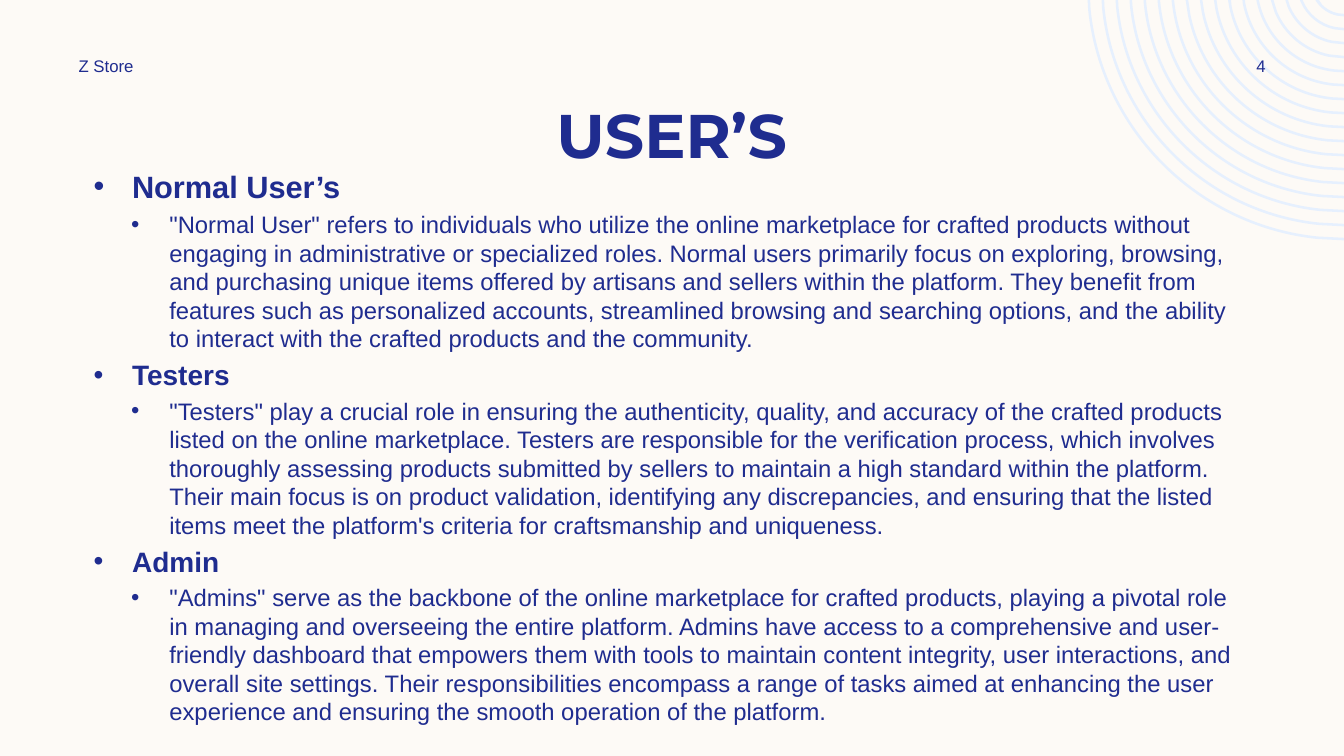
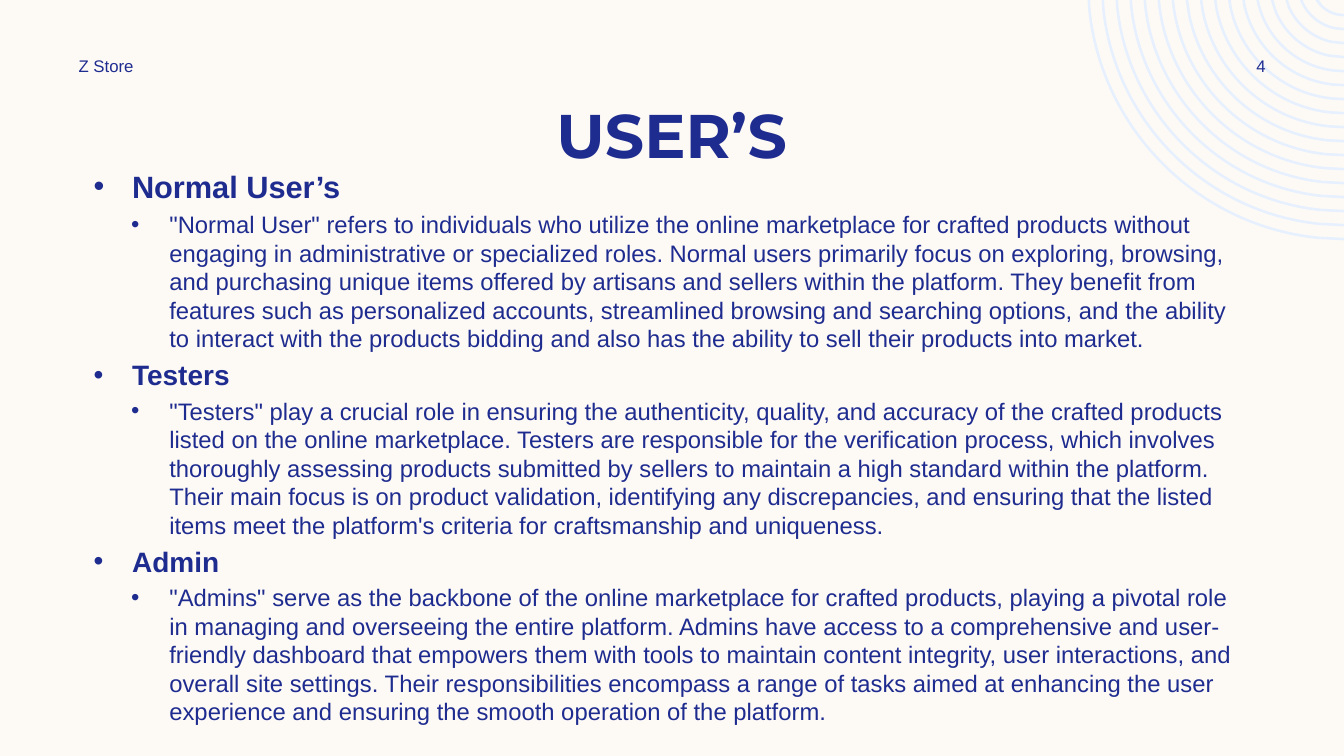
Before and after one commit to mohdashiqpe/Main-Project, a slide deck: slide 4 of Documents/Z Store.pptx. Drawn at 1344x756 pixels with LibreOffice and Linux fonts; fonts in the diff are those of the drawing. Boxes give left, top, right and bottom in pixels: in the first picture for what was removed or moved away, otherwise in the second. Text is boxed around its words. In the diff, an @@ line names an element or a change of style, - is before the commit and + after.

```diff
--- a/Documents/Z Store.pptx
+++ b/Documents/Z Store.pptx
@@ text at (x1=169, y1=215, x2=1226, y2=352): text changed @@
-  • "Normal User" refers to individuals who utilize the online marketplace for crafted products without engaging in administrative or specialized roles. Normal users primarily focus on exploring, browsing, and purchasing unique items offered by artisans and sellers within the platform. They benefit from features such as personalized accounts, streamlined browsing and searching options, and the ability to interact with the crafted products and the community.
+  • "Normal User" refers to individuals who utilize the online marketplace for crafted products without engaging in administrative or specialized roles. Normal users primarily focus on exploring, browsing, and purchasing unique items offered by artisans and sellers within the platform. They benefit from features such as personalized accounts, streamlined browsing and searching options, and the ability to interact with the products bidding and also has the ability to sell their products into market.
```
Also in this commit, not shown: 5 other slides changed, 1 slide added, 49 other files.
